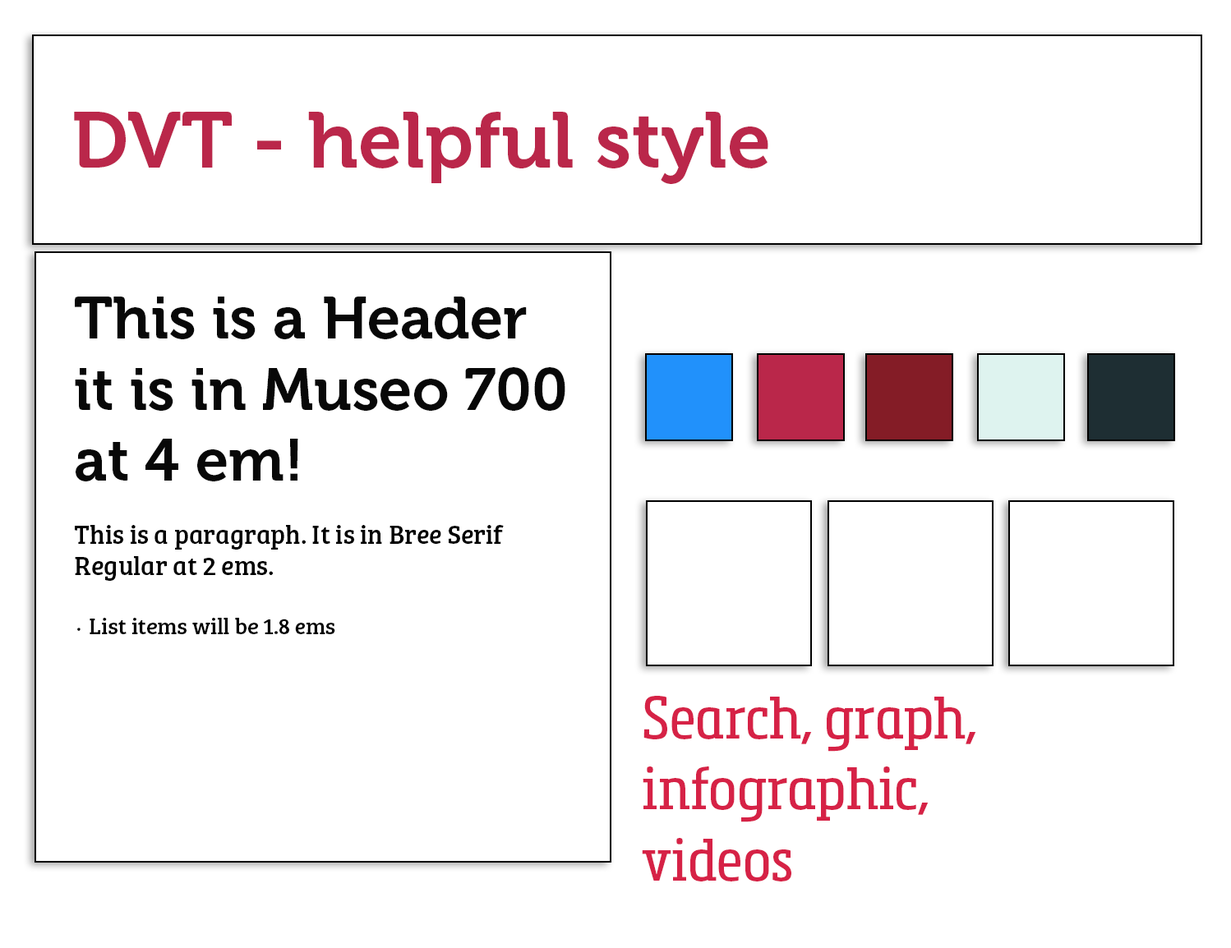
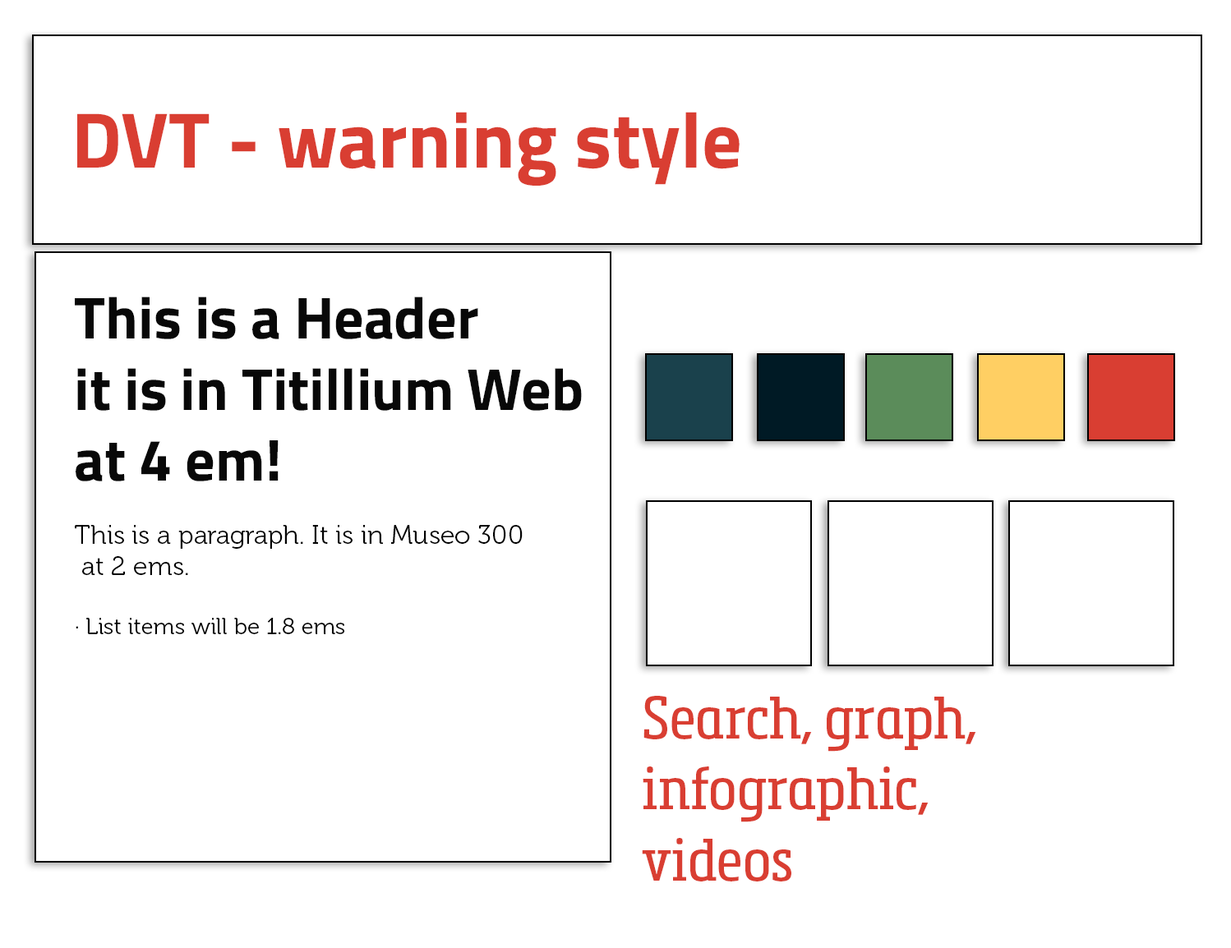
The second 1231 x 948 image is a revision of the first. Changes to its layers:
painted on "Search, graph, infographic, videos" over [641, 696, 976, 882]
renamed "DVT - helpful style" to "DVT - warning style", painted on it over [73, 111, 769, 186]
renamed "This is a Header it is in Museo 700 at 4 em! This is a paragr" to "This is a Header it is in Titillium Web at 4 em! This is a pa", painted on it over [74, 296, 582, 635]
painted on "Layer 1" over [646, 355, 1174, 440]
